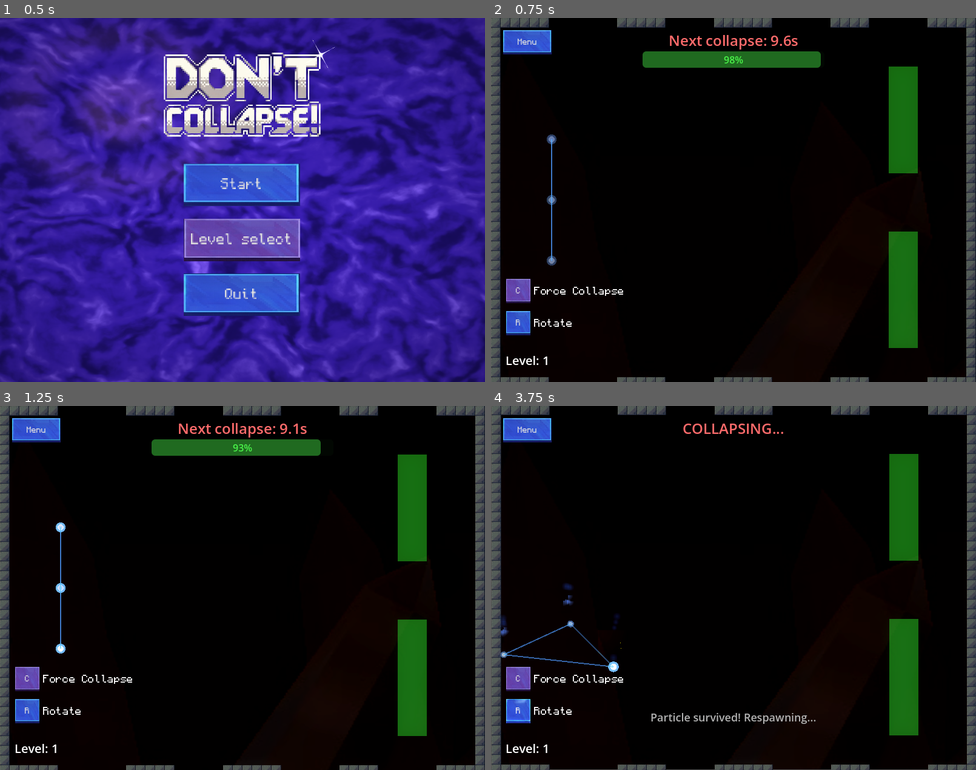
Above: before the commit, frames 1-4 (two rows, left to right).
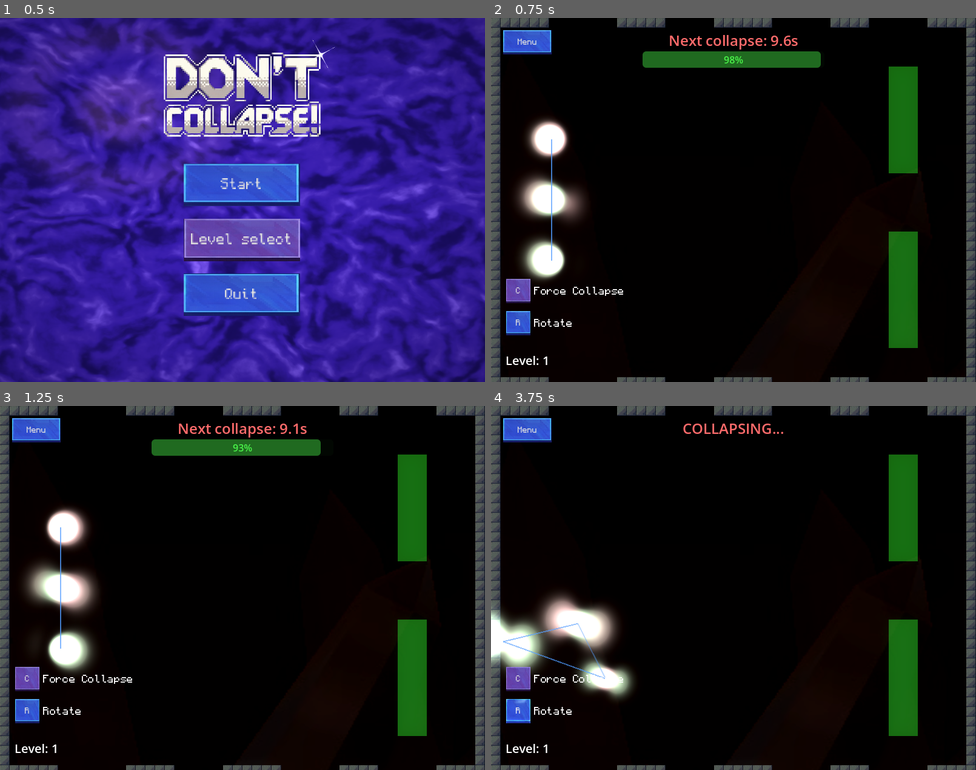
Above: after the commit, the same moments.

Repository: magnoint13/brinqo-2026
Game: Godot game, scene res://ui/MainMenu.tscn
Same seed, same stepped clock (60 frames per second), same inputs: the game is played once before the commit and once after it. Sound files missing from this copy of the repository are replaced by a short silence.
Inputs:
- Up to frame 1 (0.5 s): no input
- Up to frame 2 (0.75 s): click "Start" at 0.5 s
- Up to frame 3 (1.25 s): no input
- Up to frame 4 (3.75 s): click "C" at 1.25 s; click "R" at 2 s; hold D 2.78-3.53 s; hold R 2.78-3.53 s; hold Down from 3.53 s (still down); tap C at 3.6 s

Frame 1 is identical in both runs. In frame 2, 3.1% of the frame differs, in the area x 5-20%, y 27-73%; in frame 3, 3.4%; in frame 4, 6.5%, in the area x 0-100%, y 0-100%.

Commit message:
Merge wave-collapse into main

Diff:
--- /dev/null
+++ b/resources/wave_shader.gdshader
@@ -0,0 +1,143 @@
+shader_type canvas_item;
+render_mode blend_add;
+
+void vertex() {
+}
+
+uniform float time_offset;
+
+// Adapted from: https://www.shadertoy.com/view/MlBGDw
+
+#define SCALE 20.0
+#define TIME_SCALE 0.25
+
+#define Z_FROM -2.0
+#define Z_TO 2.0
+#define Z_STEP 0.1
+
+#define A0 1.0
+#define E1 1.0
+#define E_1s E1
+#define E_2p (E1 / 4.0)
+#define E_3d (E1 / 9.0)
+
+#define PI 3.141592653589793
+#define R_A_PI_3 0.5641895835477563
+
+void im_exp(float amp, float phase, out vec2 im) {
+  im.x = cos(phase) * amp;
+  im.y = sin(phase) * amp;
+}
+
+
+void wave_1s(vec3 pos, float t, out vec2 im) {
+  float amp = R_A_PI_3 * exp(-pos.x / A0);
+  float phase = E_1s * t;
+
+  im_exp(amp, phase, im);
+}
+
+
+void wave_2p(vec3 pos, float t, out vec2 im) {
+  float amp = 1.0 / (sqrt(2.0) * 4.0 * A0);
+  amp *= R_A_PI_3 * exp(-pos.x / (2.0 * A0));
+  amp *= pos.x * cos(pos.y);
+
+  float phase = E_2p * t;
+
+  im_exp(amp, phase, im);
+}
+
+
+void wave_3d(vec3 pos, float t, out vec2 im) {
+  float amp = 1.0 / (sqrt(6.0) * 81.0 * A0 * A0);
+  amp *= R_A_PI_3 * exp(-pos.x / (3.0 * A0));
+  amp *= pos.x * pos.x;
+  amp *= 3.0 * cos(pos.y) * cos(pos.y) - 1.0;
+
+  float phase = E_3d * t;
+
+  im_exp(amp, phase, im);
+}
+
+
+void draw(vec3 pos, float t, float time, out vec2 i) {
+  vec2 w1;
+  wave_1s(pos, t, w1);
+
+  vec2 w2;
+  wave_2p(pos, t, w2);
+
+  //vec2 w3;
+  //wave_3d(pos, t, w3);
+
+  float f = time / 1.5;
+  //float trans = max(cos(f), 0.0);
+
+  float c1 = /*trans **/ cos(f);
+  float c2 = sin(f);
+  //float c3 = (1.0 - trans) * cos(f);
+
+  w1 *= c1;
+  w2 *= c2;
+  //w3 *= c3;
+
+  i = w1 + w2;// + w3;
+  i.x *= i.x;
+  i.y *= i.y;
+}
+
+void fragment() {
+  vec2 pos = UV.xy - 0.5f;
+  float time = (TIME + time_offset) * TIME_SCALE;
+
+  float yz_ang = PI/2.0 + time * 0.6;
+  float xz_ang = PI/2.0 + time * 0.33;
+
+  mat3 rot_yz = mat3(
+    vec3(1.0, 0.0, 0.0),
+    vec3(0.0, cos(yz_ang), sin(yz_ang)),
+    vec3(0.0, -sin(yz_ang), cos(yz_ang))
+  );
+  mat3 rot_xz = mat3(
+    vec3(cos(xz_ang), 0.0, sin(xz_ang)),
+    vec3(0.0, 1.0, 0.0),
+    vec3(-sin(xz_ang), 0.0, cos(xz_ang))
+  );
+  mat3 rot = rot_yz * rot_xz;
+
+  vec2 intensity = vec2(0.0, 0.0);
+  for (float z = Z_FROM; z <= Z_TO; z += Z_STEP) {
+    vec3 cart = vec3(pos, z);
+
+    cart *= SCALE;
+    cart *= rot;
+
+    vec3 sph;
+    sph.x = sqrt(cart.x * cart.x + cart.y * cart.y + cart.z * cart.z);
+    sph.y = acos(cart.z / sph.x);
+    sph.z = atan(cart.y / cart.x);
+
+    vec2 i;
+    draw(sph, time / E1 * 30.0, time, i);
+
+    intensity += i * Z_STEP / (Z_TO - Z_FROM);
+  }
+
+  intensity /= 0.0001;
+  vec3 total = vec3(intensity.x + intensity.y);
+  vec3 hue = vec3(intensity, 0.0);
+  vec3 final_rgb = (total + hue * 0.23) / 1.23;
+  float alpha = max(final_rgb.r, max(final_rgb.g, final_rgb.b));
+  alpha = clamp(alpha * 2.0, 0.0, 1.0);
+  COLOR = vec4(final_rgb, alpha);
+  //COLOR = vec4(final_rgb * 2.0, 1.0);
+}
+
+/*
+void fragment() {
+  vec2 pos = UV.xy - vec2(0.5f);
+  float value = exp(- (pos.x * pos.x + pos.y * pos.y) / (2.0f * 0.25f * 0.25f));
+  COLOR = value * value * vec4(1.0f, 1.0f, 0.0f, 1.0f);
+}
+*/
--- a/scenes/particle.tscn
+++ b/scenes/particle.tscn
@@ -38,15 +38,6 @@
 scale_max = 0.8
 color = Color(0.4, 0.6, 1, 0.4)
 
-[sub_resource type="Gradient" id="Gradient_aura"]
-colors = PackedColorArray(1, 0.84, 0, 0.6, 1, 0.84, 0, 0)
-
-[sub_resource type="GradientTexture2D" id="GradientTexture2D_aura"]
-gradient = SubResource("Gradient_aura")
-width = 128
-height = 128
-fill = 1
-
 [node name="Particle" type="CharacterBody2D" unique_id=968643451]
 collision_layer = 2
 collision_mask = 3
@@ -65,9 +56,8 @@
 lifetime = 0.3
 process_material = SubResource("ParticleProcessMaterial_trail")
 
-[node name="SurvivorAura" type="PointLight2D" parent="." unique_id=336827723]
-visible = false
-color = Color(1, 0.84, 0, 1)
-energy = 1.2
-texture = SubResource("GradientTexture2D_aura")
-texture_scale = 3.0
+[node name="CollapsedTimer" type="Timer" parent="."]
+wait_time = 2.0
+one_shot = true
+
+[connection signal="timeout" from="CollapsedTimer" to="." method="_on_collapsed_timer_timeout"]
--- a/scripts/main.gd
+++ b/scripts/main.gd
@@ -130,22 +130,60 @@
 
 	is_processing_collapse = true
 
-	# Pick survivor
+	# Get movement direction for wave collapse bias
+	var direction = particles_node.last_movement_direction
+	if direction == Vector2.ZERO:
+		direction = Vector2.RIGHT  # Default direction
+
 	var all_particles = particles_node.particles.duplicate()
+
+	# PHASE 1: Animate all particles to wave state
+	for particle in all_particles:
+		if is_instance_valid(particle):
+			particle.to_wave_animated()
+
+	# Wait for wave animation
+	await get_tree().create_timer(0.25).timeout
+
+	# PHASE 2: Generate random positions for all particles
+	var new_positions = []
+	for particle in all_particles:
+		if is_instance_valid(particle):
+			var new_pos = particle.generate_random_pos(direction)
+			new_positions.append(new_pos)
+			particle.global_position = new_pos
+		else:
+			new_positions.append(Vector2.ZERO)
+
+	# PHASE 3: Pick survivor from new positions
 	var survivor_index = randi() % all_particles.size()
 	var survivor = all_particles[survivor_index]
 
-	# Play effects on other particles (they get destroyed)
+	# PHASE 4: Animate all particles to particle state
+	for particle in all_particles:
+		if is_instance_valid(particle):
+			particle.to_particle_animated()
+
+	# Wait for particle animation
+	await get_tree().create_timer(0.25).timeout
+
+	# PHASE 5: Dissolve non-survivors
 	for i in range(all_particles.size()):
-		if i != survivor_index:
+		if i != survivor_index and is_instance_valid(all_particles[i]):
 			dissolve_particle(all_particles[i])
 
-	# Play effect on survivor
-	stabilize_particle(survivor)
+	# PHASE 6: Stabilize survivor and start auto-revert timer
+	if is_instance_valid(survivor):
+		stabilize_particle(survivor)
+		# Start auto-revert timer (2 seconds to revert to wave state)
+		var timer = survivor.get_node("CollapsedTimer")
+		if timer:
+			timer.start()
+
 	screen_shake(2.0, 0.2)
 
-	# Check result immediately
-	var zone_result = check_zone(survivor.position)
+	# Check result based on survivor's NEW position
+	var zone_result = check_zone(survivor.global_position)
 
 	match zone_result:
 		"green":
@@ -188,8 +226,7 @@
 	if not is_instance_valid(particle):
 		return
 
-	var color = particle.base_color if not particle.is_survived else particle.survived_color
-	VFXSpawner.spawn_dissolve(particle.global_position, color)
+	VFXSpawner.spawn_dissolve(particle.global_position, particle.base_color)
 
 	var tween = create_tween()
 	tween.tween_method(particle.set_fade, particle.fade_alpha, 0.0, 0.3)
@@ -206,14 +243,6 @@
 
 	particle.set_fade(1.0)
 	particle.scale = Vector2(1.0, 1.0)
-
-	# Animate survivor ring
-	particle.ring_alpha = 0.0
-	particle.queue_redraw()
-
-	var ring_tween = create_tween()
-	ring_tween.tween_property(particle, "ring_alpha", 1.0, 0.3)
-	ring_tween.tween_property(particle, "ring_alpha", 0.0, 0.3)
 
 	# Scale pulse
 	var scale_tween = create_tween()
--- a/scripts/particle.gd
+++ b/scripts/particle.gd
@@ -2,28 +2,49 @@
 
 @onready var glow_light = $GlowLight
 @onready var trail_particles = $TrailParticles
-@onready var survivor_aura = $SurvivorAura
 
 var is_survived: bool = false
 var fade_alpha: float = 1.0
-var ring_alpha: float = 0.0  # For animating the survivor ring
 var base_color: Color = Color(0.39, 0.59, 1.0)
-var survived_color: Color = Color(1.0, 0.84, 0.0)
 var spawn_index: int = -1  # Index of the spawnpoint this particle originated from
 
 const RADIUS: float = 8.0
 
+# Wave state variables
+const WAVE_SHADER = preload("res://resources/wave_shader.gdshader")
+@export var WAVE_STD: float = 40
+@export var WAVE_DIRECTION_FACTOR: float = 50.0
+@export var WAVE_SIZE: float = 200
+var collapsed_state: bool = false
+var wave_rect: MeshInstance2D
+var rng: RandomNumberGenerator
+
 func setup(is_new: bool = true):
 	is_survived = not is_new
 	fade_alpha = 0.0 if is_new else 1.0
+	collapsed_state = false
 	velocity = Vector2.ZERO
 	update_visuals()
 	queue_redraw()
 
 func _ready():
+	rng = RandomNumberGenerator.new()
+
+	# Setup wave shader mesh
+	wave_rect = MeshInstance2D.new()
+	var quad = QuadMesh.new()
+	quad.size = Vector2(WAVE_SIZE, WAVE_SIZE)
+	wave_rect.mesh = quad
+	var mat = ShaderMaterial.new()
+	mat.shader = WAVE_SHADER
+	wave_rect.material = mat
+	wave_rect.material.set_shader_parameter("time_offset", rng.randf_range(0, 5))
+	add_child(wave_rect)
+
 	move_and_slide()
 	if trail_particles:
 		trail_particles.emitting = true
+	queue_redraw()
 
 func set_survived(value: bool):
 	is_survived = value
@@ -31,46 +52,34 @@
 	update_visuals()
 	queue_redraw()
 
-	if is_survived:
-		pulse_survivor_effect()
-
 func update_visuals():
-	if survivor_aura:
-		survivor_aura.visible = is_survived and fade_alpha > 0.1
-		if is_survived:
-			survivor_aura.energy = 1.2 * fade_alpha
-
 	if glow_light:
-		if is_survived:
-			glow_light.color = survived_color
-		else:
-			glow_light.color = base_color
+		glow_light.color = base_color
 		# Scale light energy by fade_alpha so invisible particles have no glow
 		glow_light.energy = 0.8 * fade_alpha
 
-func pulse_survivor_effect():
-	if survivor_aura:
-		var tween = create_tween().set_loops(3)
-		tween.tween_property(survivor_aura, "energy", 1.8, 0.3)
-		tween.tween_property(survivor_aura, "energy", 1.2, 0.3)
+func _draw():
+	if collapsed_state:
+		#### Draw as particle ####
+		wave_rect.visible = false
+		glow_light.visible = true
+		trail_particles.visible = true
 
-func _draw():
-	var color = survived_color if is_survived else base_color
-	color.a = fade_alpha
+		var color = base_color
+		color.a = fade_alpha
 
-	# Main body
-	draw_circle(Vector2.ZERO, RADIUS, color)
+		# Main body
+		draw_circle(Vector2.ZERO, RADIUS, color)
 
-	# Inner highlight
-	var highlight_color = Color.WHITE
-	highlight_color.a = fade_alpha
-	draw_circle(Vector2.ZERO * 0.6, RADIUS * 0.6, highlight_color)
-
-	# Survivor ring (animated via ring_alpha)
-	if ring_alpha > 0.01:
-		var ring_color = survived_color
-		ring_color.a = ring_alpha * fade_alpha
-		draw_arc(Vector2.ZERO, RADIUS + 3, 0, TAU, 16, ring_color, 2.0)
+		# Inner highlight
+		var highlight_color = Color.WHITE
+		highlight_color.a = fade_alpha
+		draw_circle(Vector2.ZERO * 0.6, RADIUS * 0.6, highlight_color)
+	else:
+		#### Draw as wave ####
+		wave_rect.visible = true
+		glow_light.visible = false
+		trail_particles.visible = false
 
 func set_fade(value: float):
 	fade_alpha = value
@@ -84,3 +93,58 @@
 			trail_particles.amount_ratio = 0.8
 		else:
 			trail_particles.amount_ratio = 0.2
+
+	# Keep wave rect updated
+	if wave_rect:
+		wave_rect.mesh.size = Vector2(WAVE_SIZE, WAVE_SIZE)
+		queue_redraw()
+
+#### Wave Collapse Functions ####
+
+func generate_random_pos(direction: Vector2) -> Vector2:
+	# Generate random position using Gaussian distribution
+	# Favors the direction the particle is moving
+	var attempts = 0
+	var space_state = get_world_2d().direct_space_state
+
+	while attempts < 50:
+		var target_pos = Vector2(
+			rng.randfn(global_position.x + WAVE_DIRECTION_FACTOR * direction.x, WAVE_STD),
+			rng.randfn(global_position.y + WAVE_DIRECTION_FACTOR * direction.y, WAVE_STD)
+		)
+
+		# Check if position is valid (not inside a wall)
+		var query = PhysicsPointQueryParameters2D.new()
+		query.position = target_pos
+		query.collision_mask = collision_mask
+
+		var result = space_state.intersect_point(query)
+		if result.is_empty():
+			return target_pos
+		attempts += 1
+
+	# Fallback: return current position
+	return global_position
+
+func to_wave_animated():
+	# Animate from particle to wave state
+	if collapsed_state:
+		collapsed_state = false
+		scale = Vector2(0.2, 0.2)
+		var tween = get_tree().create_tween()
+		tween.tween_property(self, "scale", Vector2(1.0, 1.0), 0.2)
+		queue_redraw()
+
+func to_particle_animated():
+	# Animate from wave to particle state
+	if not collapsed_state:
+		var tween = get_tree().create_tween()
+		tween.tween_property(self, "scale", Vector2(0.2, 0.2), 0.2)
+		tween.tween_callback(func():
+			collapsed_state = true
+			scale = Vector2(1.0, 1.0)
+			queue_redraw()
+		)
+
+func _on_collapsed_timer_timeout():
+	to_wave_animated()
--- a/scripts/particles_container.gd
+++ b/scripts/particles_container.gd
@@ -5,6 +5,7 @@
 var connection_lines: Line2D
 
 var spawn_positions : Array[Vector2] = []
+var last_movement_direction: Vector2 = Vector2.ZERO
 #@onready var spawnPointContainer : Array[SpawnPoint] = get_parent().get_node("SpawnPoints").get_children() as Array[SpawnPoint]
 # Fallback spawn positions if no SpawnPoint nodes are found
 const DEFAULT_SPAWN_POSITIONS: Array[Vector2] = [
@@ -128,6 +129,10 @@
 	spawn_initial_particles()
 
 func apply_movement(direction: Vector2, speed: float, _walls: Node2D):
+	# Store last movement direction for collapse mechanic
+	if direction != Vector2.ZERO:
+		last_movement_direction = direction
+
 	for p in particles:
 		if not is_instance_valid(p):
 			continue
